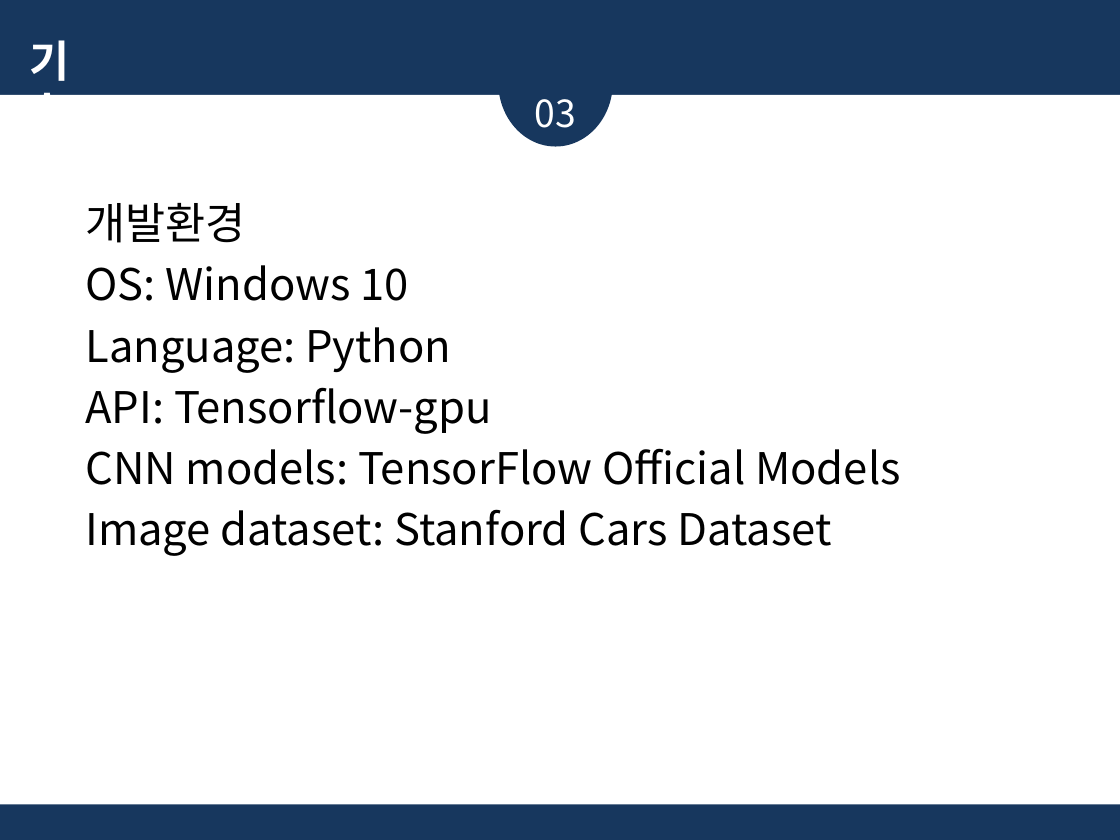
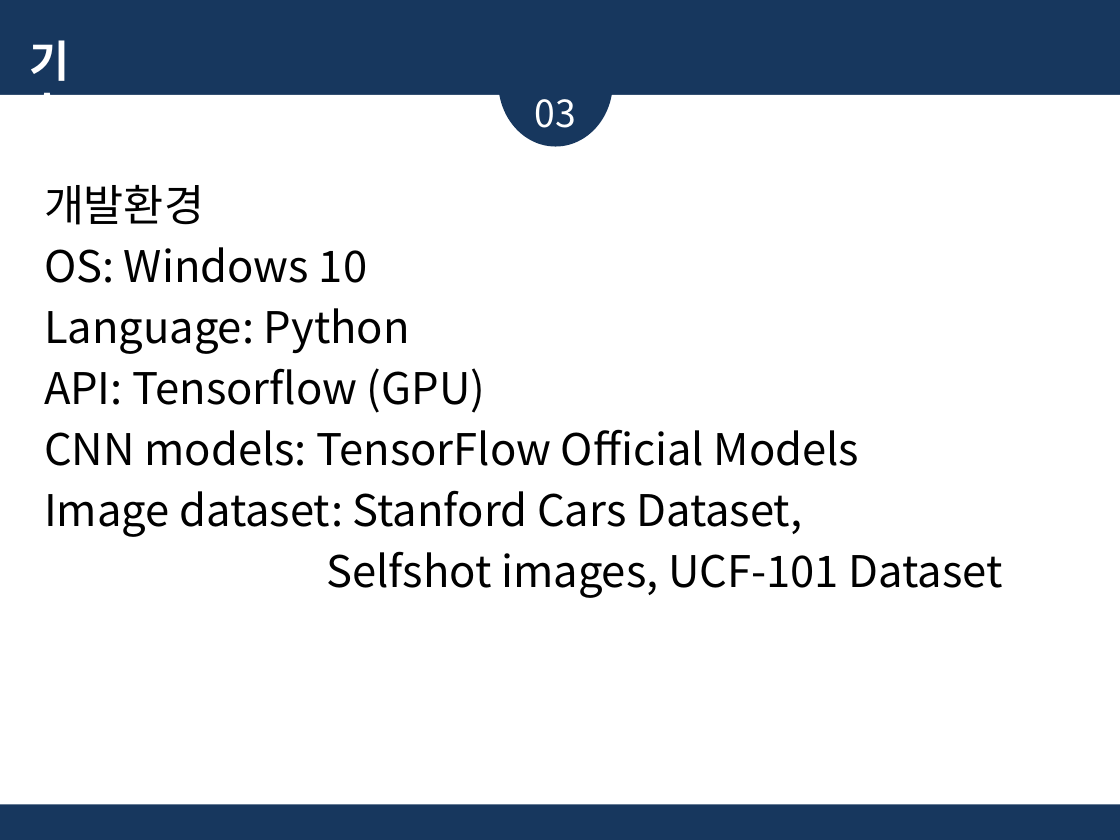
Before and after one commit to glad1470/2019_research, a slide deck: slide 10 of Doc/주제 선정 및 시장 조사_19.03.19/졸업논문 주제_임광효_김준영_2.pptx. Drawn at 1120x840 pixels with LibreOffice and Linux fonts; fonts in the diff are those of the drawing. Boxes give left, top, right and bottom in pixels: in the first picture for what was removed or moved away, otherwise in the second. Text is boxed around its words. In the diff, an @@ line names an element or a change of style, - is before the commit and + after.

```diff
--- a/Doc/주제 선정 및 시장 조사_19.03.19/졸업논문 주제_임광효_김준영_2.pptx
+++ b/Doc/주제 선정 및 시장 조사_19.03.19/졸업논문 주제_임광효_김준영_2.pptx
@@ text "개발환경": place and size @@
-text "개발환경" at <box>85,203,900,556</box>
+text "개발환경" at <box>44,185,1003,598</box>
@@ text at <box>44,368,485,413</box>: text changed @@
-API: Tensorflow-gpu
+API: Tensorflow (GPU)
@@ text at <box>44,490,1003,598</box>: text changed @@
-Image dataset: Stanford Cars Dataset
+Image dataset: Stanford Cars Dataset,
+Selfshot images, UCF-101 Dataset
```
Also in this commit, not shown: 9 other slides changed.
